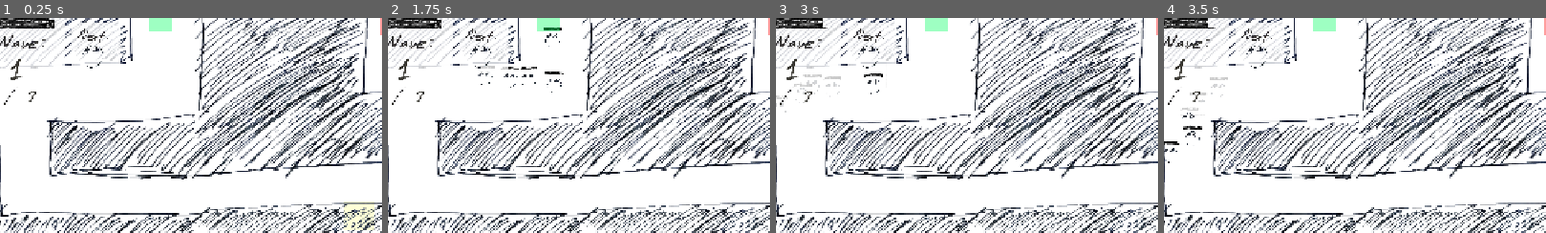
Above: before the commit, frames 1-4 (left to right).
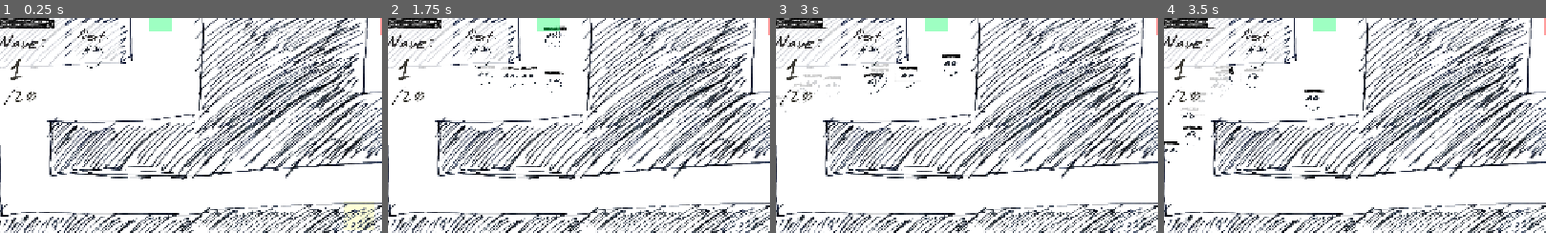
Above: after the commit, the same moments.

Repository: OzuYatamutsu/notebook-tower-defense
Game: Godot game, scene res://levels/level_fe_lite.tscn
Two runs of this game, one before a commit and one after it. Both use one fixed random seed, a clock stepped at 60 frames per second and the inputs below. This scene is started directly instead of the project's main scene.
Inputs (mouse positions are % of the whole screen's width and height, from its top left):
- Up to frame 1 (0.25 s): no input
- Up to frame 2 (1.75 s): click (98, 22) at 0.5 s; click (94, 23) at 1.25 s
- Up to frame 3 (3 s): click (77, 23) at 2 s; click (98, 22) at 2.75 s
- Up to frame 4 (3.5 s): no input
The pictures show only the part of the screen within x 2-52%, y 2-52%; the shares and areas given below are measured in that part.

The runs differ from the first frame. In frame 1, 0.1% of the frame differs, in the area x 4-10%, y 34-40%; in frame 2, 0.2%; in frame 3, 0.5%, in the area x 4-49%, y 16-40%; in frame 4, 0.5%.

Commit message:
Populate fe lite level with mobs

Diff:
--- a/levels/level_fe_lite.gd
+++ b/levels/level_fe_lite.gd
@@ -3,13 +3,26 @@
 
 func _init() -> void:
     WAVE_CONTENTS = [
-        {"res://mobs/Basic.tscn": 5},
         {"res://mobs/Basic.tscn": 10},
-        {"res://mobs/Basic.tscn": 15},
-        {"res://mobs/Basic.tscn": 15, "res://mobs/FatOne.tscn": 1},
-        {"res://mobs/Basic.tscn": 20, "res://mobs/FatOne.tscn": 10},
-        {"res://mobs/Nyoom.tscn": 10},
-        {"res://mobs/Basic.tscn": 10, "res://mobs/Nyoom.tscn": 10}
+        {"res://mobs/Basic.tscn": 20},
+        {"res://mobs/Basic.tscn": 30},
+        {"res://mobs/Nyoom.tscn": 5},
+        {"res://mobs/Basic.tscn": 50},
+        {"res://mobs/Nyoom.tscn": 15},
+        {"res://mobs/Basic.tscn": 75},
+        {"res://mobs/FatOne.tscn": 10},
+        {"res://mobs/Basic.tscn": 50, "res://mobs/Nyoom.tscn": 25},
+        {"res://mobs/BigBoss.tscn": 1},
+        {"res://mobs/Basic.tscn": 100},
+        {"res://mobs/FatOne.tscn": 50},
+        {"res://mobs/Nyoom.tscn": 100},
+        {"res://mobs/FatOne.tscn": 100, "res://mobs/Nyoom.tscn": 100},
+        {"res://mobs/BigBoss.tscn": 3},
+        {"res://mobs/Basic.tscn": 250},
+        {"res://mobs/FatOne.tscn": 250},
+        {"res://mobs/Nyoom.tscn": 250},
+        {"res://mobs/Basic.tscn": 200, "res://mobs/FatOne.tscn": 200},
+        {"res://mobs/Basic.tscn": 200, "res://mobs/FatOne.tscn": 200, "res://mobs/Nyoom.tscn": 200},
     ]
 
 func _ready():
